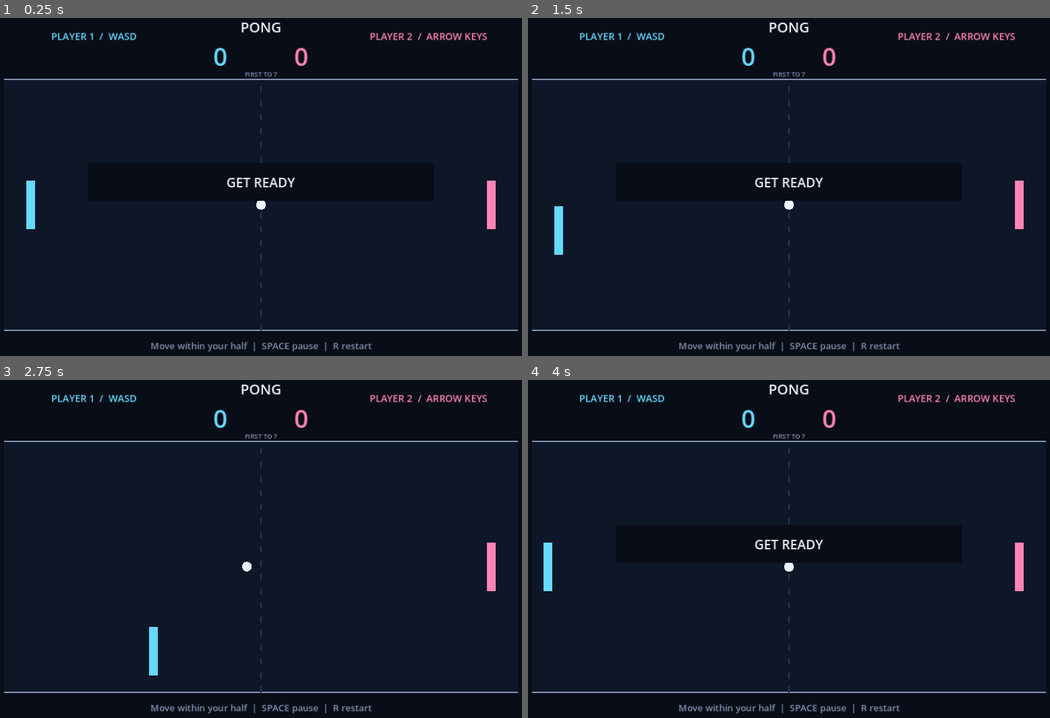
Above: before the commit, frames 1-4 (two rows, left to right).
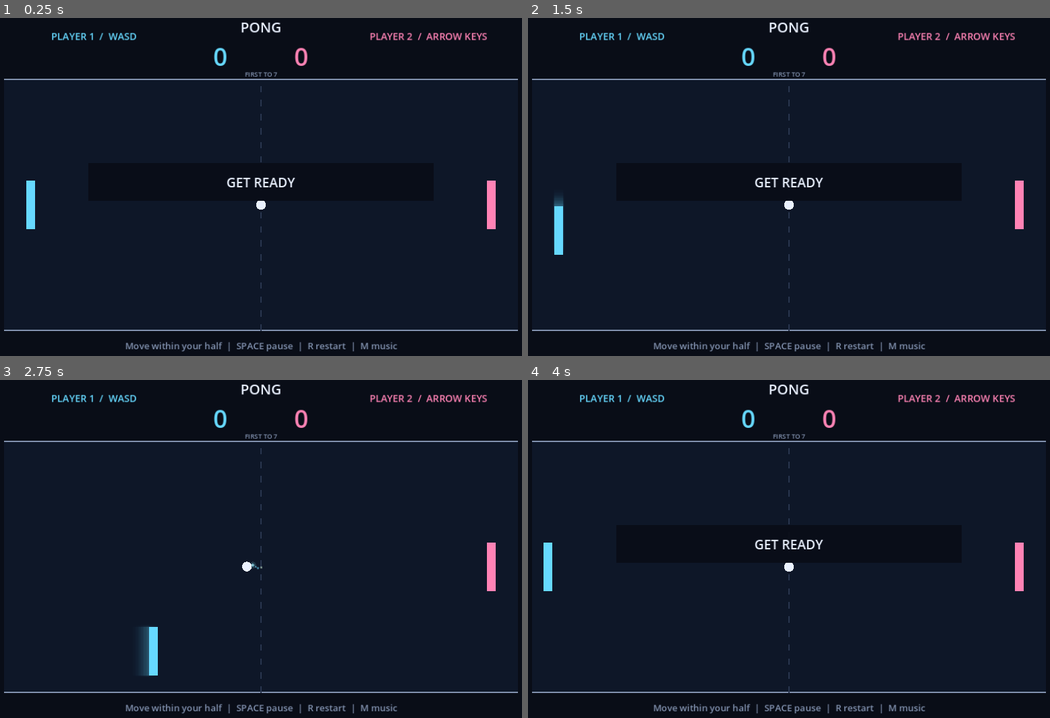
Above: after the commit, the same moments.

Repository: lorennorman/godot-llm-pong
Game: Godot game, scene res://main.tscn
Same seed, same stepped clock (60 frames per second), same inputs: the game is played once before the commit and once after it.
Inputs:
- Up to frame 1 (0.25 s): no input
- Up to frame 2 (1.5 s): tap Enter at 0.5 s; hold D 0.53-1.28 s; tap M at 0.6 s; tap Space at 0.77, 1.07 s; tap R at 0.8, 1.35 s; hold S from 1.28 s (still down)
- Up to frame 3 (2.75 s): tap Space at 1.52, 1.55, 1.82, 2.1 s; release S at 2.03 s; hold D from 2.03 s (still down); tap M at 2.3 s
- Up to frame 4 (4 s): release D at 2.78 s; hold W 2.78-3.53 s; tap M at 2.85 s; tap Space at 3.02, 3.32, 3.77, 3.8 s; tap R at 3.05, 3.6 s; hold A from 3.53 s (still down)

The runs differ from the first frame. In frame 1, 0.7% of the frame differs, in the area x 24-77%, y 95-99%; in frame 2, 0.7%; in frame 3, 0.9%, in the area x 24-77%, y 53-99%; in frame 4, 0.7%.

Commit message:
everything else

Diff:
--- a/main.tscn
+++ b/main.tscn
@@ -1,11 +1,22 @@
-[gd_scene load_steps=3 format=3]
+[gd_scene load_steps=6 format=3]
 
 [ext_resource type="Script" path="res://pong.gd" id="1"]
 
 [ext_resource type="PackedScene" path="res://scenes/court.tscn" id="2"]
+[ext_resource type="Script" path="res://scenes/shake_camera.gd" id="3"]
+[ext_resource type="PackedScene" path="res://scenes/chiptune.tscn" id="4"]
+[ext_resource type="PackedScene" path="res://scenes/sound_effects.tscn" id="5"]
 
 [node name="Pong" type="Node2D"]
 script = ExtResource("1")
 
 [node name="Court" parent="." instance=ExtResource("2")]
 z_index = -1
+
+[node name="ShakeCamera" type="Camera2D" parent="."]
+position = Vector2(500, 325)
+script = ExtResource("3")
+
+[node name="Chiptune" parent="." instance=ExtResource("4")]
+
+[node name="SoundEffects" parent="." instance=ExtResource("5")]
--- a/pong.gd
+++ b/pong.gd
@@ -8,6 +8,8 @@
 const PINK := Color("ff83b5")
 
 @onready var court: PongCourt = $Court
+@onready var shake_camera = $ShakeCamera
+@onready var sound_effects = $SoundEffects
 
 var scores: Array[int] = [0, 0]
 var paused := false
@@ -17,6 +19,9 @@
 
 func _ready() -> void:
 	court.point_scored.connect(award_point)
+	court.paddle_hit.connect(shake_camera.shake)
+	court.paddle_hit.connect(sound_effects.play_hit)
+	court.served.connect(sound_effects.play_serve)
 	reset_match()
 
 
@@ -24,6 +29,10 @@
 	scores = [0, 0]
 	winner = -1
 	paused = false
+	sound_effects.stop_all()
+	sound_effects.set_paused(false)
+	shake_camera.clear()
+	court.reset_paddle_upgrades()
 	prepare_serve(1.0 if randf() > 0.5 else -1.0)
 
 
@@ -38,11 +47,15 @@
 			reset_match()
 		elif event.physical_keycode == KEY_SPACE and winner < 0:
 			paused = not paused
+			sound_effects.set_paused(paused)
 		queue_redraw()
 
 
 func _physics_process(delta: float) -> void:
-	if paused or winner >= 0:
+	if paused:
+		return
+	shake_camera.step(delta)
+	if winner >= 0:
 		return
 	court.step(delta)
 	queue_redraw()
@@ -50,9 +63,11 @@
 
 func award_point(player: int) -> void:
 	scores[player] += 1
+	court.boost_paddle(1 - player)
 	if scores[player] >= WIN_SCORE:
 		winner = player
 		court.stop()
+		sound_effects.play_win()
 	else:
 		prepare_serve(-1.0 if player == 1 else 1.0)
 
@@ -69,7 +84,7 @@
 	centered_text(str(scores[0]), 425, 100, 46, BLUE)
 	centered_text(str(scores[1]), 575, 100, 46, PINK)
 	centered_text("FIRST TO %d" % WIN_SCORE, 500, 120, 12, MUTED)
-	centered_text("Move within your half  |  SPACE pause  |  R restart", 500, 625, 17, MUTED)
+	centered_text("Move within your half  |  SPACE pause  |  R restart  |  M music", 500, 625, 17, MUTED)
 	var message := ""
 	if winner >= 0:
 		message = "PLAYER %d WINS!  /  R TO PLAY AGAIN" % (winner + 1)
--- a/scenes/ball.gd
+++ b/scenes/ball.gd
@@ -2,10 +2,14 @@
 extends Node2D
 
 signal goal_scored(player: int)
+signal paddle_hit(intensity: float)
+signal served
 
 @export var radius := 9.0
 @export var start_speed := 390.0
 @export var max_speed := 850.0
+@export var base_hit_speed_boost := 0.06
+@export var net_hit_speed_bonus := 0.24
 @export var color := Color("eaf1ff")
 
 var velocity := Vector2.ZERO
@@ -14,6 +18,8 @@
 var court_bounds := Rect2()
 var paddles: Array[PongPaddle] = []
 
+@onready var trail = $Trail
+
 
 func configure(bounds: Rect2, court_paddles: Array[PongPaddle]) -> void:
 	court_bounds = bounds
@@ -21,6 +27,7 @@
 
 
 func prepare_serve(direction: float) -> void:
+	trail.clear()
 	position = court_bounds.get_center()
 	velocity = Vector2.ZERO
 	serve_direction = direction
@@ -32,10 +39,12 @@
 
 
 func step(delta: float) -> void:
+	trail.step(delta)
 	if serve_timer > 0:
 		serve_timer -= delta
 		if serve_timer <= 0:
 			velocity = Vector2(serve_direction, randf_range(-0.45, 0.45)).normalized() * start_speed
+			served.emit()
 		return
 	# Small steps keep collisions reliable at maximum speed.
 	var steps := maxi(1, ceili(velocity.length() * delta / radius))
@@ -45,6 +54,7 @@
 
 
 func advance(delta: float) -> bool:
+	var previous_position := global_position
 	position += velocity * delta
 	if position.y < court_bounds.position.y + radius:
 		position.y = court_bounds.position.y + radius
@@ -60,10 +70,20 @@
 			var offset := clampf((position.y - rect.get_center().y) / (rect.size.y / 2), -1, 1)
 			var angle := offset * deg_to_rad(60.0)
 			var direction := 1.0 if paddle.player == 0 else -1.0
-			var speed := minf(velocity.length() * 1.06, max_speed)
+			# Moving toward the net adds power, symmetrically for both players.
+			var net_distance := absf(rect.get_center().x - court_bounds.get_center().x)
+			var net_proximity := clampf(1.0 - net_distance / (court_bounds.size.x / 2), 0.0, 1.0)
+			var multiplier := 1.0 + base_hit_speed_boost + net_hit_speed_bonus * net_proximity
+			var speed := minf(velocity.length() * multiplier * paddle.bounce_strength, max_speed)
 			velocity = Vector2(direction * cos(angle), sin(angle)) * speed
 			position.x = rect.end.x + radius if paddle.player == 0 else rect.position.x - radius
+			var contact := Vector2(
+				paddle.size.x if paddle.player == 0 else 0.0,
+				clampf(position.y - paddle.position.y, 0.0, paddle.size.y))
+			trail.emit_burst(paddle.to_global(contact), paddle.color)
+			paddle_hit.emit(speed / max_speed)
 
+	trail.emit_segment(previous_position, global_position)
 	var scorer := -1
 	if position.x < court_bounds.position.x - radius:
 		scorer = 1
--- a/scenes/ball.tscn
+++ b/scenes/ball.tscn
@@ -1,6 +1,11 @@
-[gd_scene load_steps=2 format=3]
+[gd_scene load_steps=3 format=3]
 
 [ext_resource type="Script" path="res://scenes/ball.gd" id="1"]
+[ext_resource type="Script" path="res://scenes/ball_trail.gd" id="2"]
 
 [node name="Ball" type="Node2D"]
 script = ExtResource("1")
+
+[node name="Trail" type="Node2D" parent="."]
+show_behind_parent = true
+script = ExtResource("2")
--- /dev/null
+++ b/scenes/ball_trail.gd
@@ -0,0 +1,84 @@
+extends Node2D
+## World-space sparkles, advanced by the ball so they pause with gameplay.
+
+const SPACING := 5.0
+const MAX_PARTICLES := 240
+
+var particles: Array[Dictionary] = []
+var distance_to_next := 0.0
+
+
+func clear() -> void:
+	particles.clear()
+	distance_to_next = 0.0
+	queue_redraw()
+
+
+func step(delta: float) -> void:
+	for i in range(particles.size() - 1, -1, -1):
+		var particle := particles[i]
+		particle.age += delta
+		if particle.age >= particle.lifetime:
+			particles.remove_at(i)
+		else:
+			particle.position += particle.velocity * delta
+			if particle.get("burst", false):
+				particle.velocity *= exp(-4.0 * delta)
+	queue_redraw()
+
+
+func emit_burst(at: Vector2, tint: Color) -> void:
+	for i in range(32):
+		if particles.size() >= MAX_PARTICLES:
+			particles.pop_front()
+		var angle := TAU * float(i) / 32.0 + randf_range(-0.08, 0.08)
+		particles.append({
+			"position": at,
+			"velocity": Vector2.from_angle(angle) * randf_range(100.0, 360.0),
+			"age": 0.0,
+			"lifetime": randf_range(0.25, 0.55),
+			"size": randf_range(2.0, 5.0),
+			"phase": randf_range(0, TAU),
+			"color": tint.lerp(Color.WHITE, randf_range(0.0, 0.5)),
+			"burst": true,
+		})
+	queue_redraw()
+
+
+func emit_segment(from: Vector2, to: Vector2) -> void:
+	var distance := from.distance_to(to)
+	if is_zero_approx(distance):
+		return
+	while distance_to_next < distance:
+		if particles.size() >= MAX_PARTICLES:
+			particles.pop_front()
+		particles.append({
+			"position": from.lerp(to, distance_to_next / distance) + Vector2(0, randf_range(-4, 4)),
+			"velocity": Vector2(randf_range(-18, 18), randf_range(-24, 24)),
+			"age": 0.0,
+			"lifetime": randf_range(0.22, 0.48),
+			"size": randf_range(1.5, 3.8),
+			"phase": randf_range(0, TAU),
+			"color": Color("66d9ff").lerp(Color("fff1b8"), randf()),
+		})
+		distance_to_next += SPACING
+	distance_to_next -= distance
+	queue_redraw()
+
+
+func _draw() -> void:
+	for particle in particles:
+		var remaining: float = 1.0 - particle.age / particle.lifetime
+		var twinkle: float = 0.65 + 0.35 * sin(particle.age * 45.0 + particle.phase)
+		var sparkle_size: float = particle.size * remaining * twinkle
+		var center := to_local(particle.position)
+		var tint: Color = particle.color
+		tint.a = remaining * 0.16
+		draw_circle(center, sparkle_size * 2.5, tint)
+		tint.a = remaining * twinkle
+		if particle.get("burst", false):
+			var tail := to_local(particle.position - particle.velocity * 0.025)
+			draw_line(tail, center, tint, 1.5, true)
+		draw_line(center - Vector2(sparkle_size, 0), center + Vector2(sparkle_size, 0), tint, 1.0, true)
+		draw_line(center - Vector2(0, sparkle_size), center + Vector2(0, sparkle_size), tint, 1.0, true)
+		draw_circle(center, sparkle_size * 0.35, Color(1, 1, 1, remaining))
--- /dev/null
+++ b/scenes/chiptune.gd
@@ -0,0 +1,116 @@
+extends AudioStreamPlayer
+## An original eight-bar loop rendered directly into Godot's audio generator.
+
+const SAMPLE_RATE := 22050.0
+const BPM := 144.0
+const STEP_SAMPLES := int(SAMPLE_RATE * 60.0 / BPM / 4.0)
+const STEP_SECONDS := float(STEP_SAMPLES) / SAMPLE_RATE
+const ROOTS := [45, 41, 48, 43, 45, 41, 48, 43]
+const MELODY := [
+	[76, 0, 81, 0, 83, 81, 0, 76, 79, 0, 76, 0, 74, 76, 0, 0],
+	[77, 0, 81, 0, 84, 81, 0, 77, 76, 0, 72, 0, 74, 76, 77, 0],
+	[79, 0, 84, 0, 83, 79, 0, 76, 79, 0, 76, 0, 72, 74, 76, 0],
+	[74, 0, 79, 0, 83, 81, 0, 79, 78, 0, 74, 0, 71, 74, 0, 0],
+	[81, 0, 84, 0, 88, 84, 83, 81, 79, 0, 81, 0, 76, 79, 81, 0],
+	[81, 0, 84, 0, 89, 88, 0, 84, 81, 0, 77, 0, 79, 81, 84, 0],
+	[84, 0, 88, 0, 91, 88, 0, 84, 83, 0, 79, 0, 76, 79, 84, 0],
+	[83, 0, 86, 0, 91, 86, 83, 79, 78, 0, 74, 0, 76, 79, 83, 0],
+]
+
+var playback: AudioStreamGeneratorPlayback
+var step_index := -1
+var sample_in_step := 0
+var lead_frequency := 0.0
+var bass_frequency := 0.0
+var arp_frequency := 0.0
+var lead_phase := 0.0
+var bass_phase := 0.0
+var arp_phase := 0.0
+var kick_phase := 0.0
+var noise := RandomNumberGenerator.new()
+var muted := false
+
+
+func _ready() -> void:
+	noise.seed = 8675309
+	advance_step()
+	play()
+	playback = get_stream_playback()
+	fill_buffer()
+
+
+func _process(_delta: float) -> void:
+	fill_buffer()
+
+
+func _exit_tree() -> void:
+	stop()
+	playback = null
+	stream = null
+
+
+func _unhandled_key_input(event: InputEvent) -> void:
+	if event is InputEventKey and event.pressed and not event.echo and event.physical_keycode == KEY_M:
+		muted = not muted
+		volume_db = -80.0 if muted else -12.0
+
+
+func fill_buffer() -> void:
+	if playback == null:
+		return
+	var available := playback.get_frames_available()
+	var frames := PackedVector2Array()
+	frames.resize(available)
+	for i in range(available):
+		frames[i] = synthesize_frame()
+	playback.push_buffer(frames)
+
+
+func frequency(midi: int) -> float:
+	return 440.0 * pow(2.0, float(midi - 69) / 12.0)
+
+
+func advance_step() -> void:
+	step_index = (step_index + 1) % 128
+	sample_in_step = 0
+	var bar := int(step_index / 16)
+	var beat := step_index % 16
+	var note: int = MELODY[bar][beat]
+	lead_frequency = frequency(note) if note > 0 else 0.0
+	bass_frequency = frequency(ROOTS[bar] + (12 if beat % 8 >= 6 else 0))
+	var third := 3 if bar % 4 == 0 else 4
+	var chord := [0, third, 7, 12]
+	arp_frequency = frequency(ROOTS[bar] + 24 + chord[beat % 4])
+	if beat % 8 == 0:
+		kick_phase = 0.0
+
+
+func synthesize_frame() -> Vector2:
+	var t := float(sample_in_step) / SAMPLE_RATE
+	var beat := step_index % 16
+	var attack := minf(t / 0.003, 1.0)
+	var release := clampf((STEP_SECONDS * 0.9 - t) / 0.018, 0.0, 1.0)
+	lead_phase = fmod(lead_phase + lead_frequency / SAMPLE_RATE, 1.0)
+	bass_phase = fmod(bass_phase + bass_frequency / SAMPLE_RATE, 1.0)
+	arp_phase = fmod(arp_phase + arp_frequency / SAMPLE_RATE, 1.0)
+	var lead := (1.0 if lead_phase < 0.25 else -1.0) * 0.16 * attack * release
+	if lead_frequency == 0.0:
+		lead = 0.0
+	var bass_t := float(beat % 2) * STEP_SECONDS + t
+	var bass_env := minf(bass_t / 0.004, 1.0) * clampf((STEP_SECONDS * 1.9 - bass_t) / 0.025, 0.0, 1.0)
+	var bass := (1.0 - 4.0 * absf(bass_phase - 0.5)) * 0.23 * bass_env
+	var arp := (1.0 if arp_phase < 0.5 else -1.0) * 0.055 * attack * exp(-t * 28.0) * release
+	var kick_t := float(beat % 8) * STEP_SECONDS + t
+	kick_phase = fmod(kick_phase + (48.0 + 110.0 * exp(-kick_t * 35.0)) / SAMPLE_RATE, 1.0)
+	var kick := sin(kick_phase * TAU) * exp(-kick_t * 18.0) * 0.3
+	var hiss := noise.randf_range(-1.0, 1.0)
+	var snare := 0.0
+	if beat % 8 == 4:
+		snare = hiss * exp(-t * 32.0) * 0.17 * attack
+	var hat := hiss * exp(-t * 95.0) * (0.065 if beat % 2 == 0 else 0.025) * attack
+	var center := bass + kick + snare + hat
+	var frame := Vector2(center + lead + arp * 0.55, center + lead * 0.75 + arp)
+	sample_in_step += 1
+	if sample_in_step >= STEP_SAMPLES:
+		advance_step()
+	return frame
--- /dev/null
+++ b/scenes/chiptune.tscn
@@ -0,0 +1,12 @@
+[gd_scene load_steps=3 format=3]
+
+[ext_resource type="Script" path="res://scenes/chiptune.gd" id="1"]
+
+[sub_resource type="AudioStreamGenerator" id="Generator"]
+mix_rate = 22050.0
+buffer_length = 0.15
+
+[node name="Chiptune" type="AudioStreamPlayer"]
+stream = SubResource("Generator")
+volume_db = -12.0
+script = ExtResource("1")
--- a/scenes/court.gd
+++ b/scenes/court.gd
@@ -2,6 +2,8 @@
 extends Node2D
 
 signal point_scored(player: int)
+signal paddle_hit(intensity: float)
+signal served
 
 @export var bounds := Rect2(24, 125, 952, 465)
 
@@ -20,6 +22,8 @@
 		Vector2(bounds.end.x - 41 - player_two.size.x, center.y - player_two.size.y / 2))
 	ball.configure(bounds, [player_one, player_two])
 	ball.goal_scored.connect(_on_goal_scored)
+	ball.paddle_hit.connect(paddle_hit.emit)
+	ball.served.connect(served.emit)
 
 
 func _on_goal_scored(player: int) -> void:
@@ -30,6 +34,16 @@
 	player_one.reset()
 	player_two.reset()
 	ball.prepare_serve(direction)
+
+
+func boost_paddle(player: int) -> void:
+	var paddle := player_one if player == 0 else player_two
+	paddle.boost()
+
+
+func reset_paddle_upgrades() -> void:
+	player_one.reset_upgrades()
+	player_two.reset_upgrades()
 
 
 func is_serving() -> bool:
--- a/scenes/paddle.gd
+++ b/scenes/paddle.gd
@@ -4,10 +4,17 @@
 @export_enum("Player 1", "Player 2") var player: int = 0
 @export var size := Vector2(16, 90)
 @export var speed := 360.0
+@export var bounce_strength := 1.0
 @export var color := Color("66d9ff")
+@export var motion_blur_duration := 0.12
+
+@onready var starting_speed: float = speed
+@onready var starting_size: Vector2 = size
+@onready var starting_bounce_strength: float = bounce_strength
 
 var movement_bounds := Rect2()
 var starting_position := Vector2.ZERO
+var motion_samples: Array[Dictionary] = []
 
 
 func configure(bounds: Rect2, spawn: Vector2) -> void:
@@ -18,9 +25,36 @@
 
 func reset() -> void:
 	position = starting_position
+	position.y = movement_bounds.get_center().y - size.y / 2
+	motion_samples.clear()
+	queue_redraw()
+
+
+func boost() -> void:
+	speed *= 1.1
+	bounce_strength *= 1.1
+	var old_height := size.y
+	size.y = minf(size.y * 1.1, movement_bounds.size.y)
+	position.y -= (size.y - old_height) / 2
+	position = position.clamp(movement_bounds.position, movement_bounds.end - size)
+	motion_samples.clear()
+	queue_redraw()
+
+
+func reset_upgrades() -> void:
+	speed = starting_speed
+	size = starting_size
+	bounce_strength = starting_bounce_strength
+	motion_samples.clear()
+	queue_redraw()
 
 
 func step(delta: float) -> void:
+	for i in range(motion_samples.size() - 1, -1, -1):
+		motion_samples[i].age += delta
+		if motion_samples[i].age >= motion_blur_duration:
+			motion_samples.remove_at(i)
+	var previous_position := position
 	var keys := [KEY_W, KEY_A, KEY_S, KEY_D] if player == 0 else [KEY_UP, KEY_LEFT, KEY_DOWN, KEY_RIGHT]
 	var direction := Vector2(
 		float(Input.is_physical_key_pressed(keys[3])) - float(Input.is_physical_key_pressed(keys[1])),
@@ -28,6 +62,19 @@
 	)
 	position += direction.limit_length() * speed * delta
 	position = position.clamp(movement_bounds.position, movement_bounds.end - size)
+	var distance := previous_position.distance_to(position)
+	if distance > 0.01 and motion_blur_duration > 0:
+		# Closely spaced silhouettes produce a smooth smear along the actual path.
+		var count := mini(100, ceili(distance / 3.0))
+		for i in range(count):
+			var weight := float(i) / count
+			motion_samples.append({
+				"position": previous_position.lerp(position, weight),
+				"age": delta * (1.0 - weight),
+			})
+		while motion_samples.size() > 100:
+			motion_samples.pop_front()
+	queue_redraw()
 
 
 func get_rect() -> Rect2:
@@ -35,4 +82,11 @@
 
 
 func _draw() -> void:
-	draw_rect(Rect2(Vector2.ZERO, size), color)
+	var body := Rect2(Vector2.ZERO, size)
+	for sample in motion_samples:
+		var fade := clampf(1.0 - float(sample.age) / maxf(motion_blur_duration, 0.001), 0.0, 1.0)
+		var ghost := Rect2(Vector2(sample.position) - position, size)
+		draw_rect(ghost.grow(3.0), Color(color, color.a * fade * fade * 0.012))
+		draw_rect(ghost.grow(1.0), Color(color, color.a * fade * fade * 0.025))
+		draw_rect(ghost, Color(color, color.a * fade * fade * 0.07))
+	draw_rect(body, color)
--- /dev/null
+++ b/scenes/shake_camera.gd
@@ -0,0 +1,33 @@
+extends Camera2D
+
+@export var shake_duration := 0.18
+@export var max_shake_pixels := 8.0
+
+var remaining := 0.0
+var strength := 0.0
+var random := RandomNumberGenerator.new()
+
+
+func shake(intensity: float) -> void:
+	strength = maxf(strength, lerpf(3.0, max_shake_pixels, clampf(intensity, 0.0, 1.0)))
+	remaining = shake_duration
+	update_offset()
+
+
+func clear() -> void:
+	remaining = 0.0
+	strength = 0.0
+	offset = Vector2.ZERO
+
+
+func step(delta: float) -> void:
+	remaining = maxf(0.0, remaining - delta)
+	if remaining <= 0:
+		clear()
+	else:
+		update_offset()
+
+
+func update_offset() -> void:
+	var fade := remaining / maxf(shake_duration, 0.001)
+	offset = Vector2.from_angle(random.randf_range(0.0, TAU)) * strength * fade * fade
--- /dev/null
+++ b/scenes/sound_effects.gd
@@ -0,0 +1,73 @@
+extends Node
+## Short synthesized PCM cues, cached at startup for immediate playback.
+
+const SAMPLE_RATE := 22050
+
+@onready var cue_player: AudioStreamPlayer = $Cue
+@onready var hit_player: AudioStreamPlayer = $Hit
+
+var serve_sound: AudioStreamWAV
+var win_sound: AudioStreamWAV
+var hit_sounds: Array[AudioStreamWAV] = []
+
+
+func _ready() -> void:
+	serve_sound = synthesize([69, 76, 81], [0.07, 0.07, 0.16])
+	win_sound = synthesize([69, 72, 76, 81, 76, 81, 84, 88], [0.1, 0.1, 0.1, 0.2, 0.1, 0.1, 0.1, 0.45])
+	for note in [69, 72, 76, 81]:
+		hit_sounds.append(synthesize([note], [0.085], true))
+
+
+func play_serve() -> void:
+	cue_player.stream = serve_sound
+	cue_player.play()
+
+
+func play_win() -> void:
+	hit_player.stop()
+	cue_player.stream = win_sound
+	cue_player.play()
+
+
+func play_hit(intensity: float) -> void:
+	var index := clampi(int(intensity * hit_sounds.size()), 0, hit_sounds.size() - 1)
+	hit_player.stream = hit_sounds[index]
+	hit_player.play()
+
+
+func stop_all() -> void:
+	cue_player.stop()
+	hit_player.stop()
+
+
+func set_paused(value: bool) -> void:
+	cue_player.stream_paused = value
+	hit_player.stream_paused = value
+
+
+func synthesize(notes: Array, durations: Array, impact := false) -> AudioStreamWAV:
+	var data := PackedByteArray()
+	for n in range(notes.size()):
+		var count := int(float(durations[n]) * SAMPLE_RATE)
+		var start := data.size()
+		data.resize(start + count * 2)
+		var phase := 0.0
+		var frequency := 440.0 * pow(2.0, float(notes[n] - 69) / 12.0)
+		for i in range(count):
+			var t := float(i) / SAMPLE_RATE
+			var remaining := float(count - 1 - i) / SAMPLE_RATE
+			var envelope := minf(t / 0.003, 1.0) * minf(remaining / 0.025, 1.0)
+			var pitch := frequency
+			if impact:
+				pitch *= 1.0 + 1.8 * exp(-t * 70.0)
+				envelope *= exp(-t * 22.0)
+			phase = fmod(phase + pitch / SAMPLE_RATE, 1.0)
+			var pulse := 1.0 if phase < 0.25 else -1.0
+			var triangle := 1.0 - 4.0 * absf(phase - 0.5)
+			var sample := (pulse * 0.7 + triangle * 0.3) * envelope * 0.4
+			data.encode_s16(start + i * 2, int(sample * 32767.0))
+	var sound := AudioStreamWAV.new()
+	sound.format = AudioStreamWAV.FORMAT_16_BITS
+	sound.mix_rate = SAMPLE_RATE
+	sound.data = data
+	return sound
--- /dev/null
+++ b/scenes/sound_effects.tscn
@@ -0,0 +1,13 @@
+[gd_scene load_steps=2 format=3]
+
+[ext_resource type="Script" path="res://scenes/sound_effects.gd" id="1"]
+
+[node name="SoundEffects" type="Node"]
+script = ExtResource("1")
+
+[node name="Cue" type="AudioStreamPlayer" parent="."]
+volume_db = -9.0
+
+[node name="Hit" type="AudioStreamPlayer" parent="."]
+volume_db = -8.0
+max_polyphony = 4
--- a/tests/gameplay_test.gd
+++ b/tests/gameplay_test.gd
@@ -9,10 +9,14 @@
 	game.set_physics_process(false)
 	var court = game.get_node("Court")
 	var ball = court.ball
+	var initial_speed_one: float = court.player_one.speed
+	var initial_speed_two: float = court.player_two.speed
 	assert(court.player_one.position == Vector2(65, 312.5))
 	assert(court.player_two.position == Vector2(919, 312.5))
 	game._physics_process(1.1)
 	assert(ball.velocity.length() > 0)
+	assert(game.sound_effects.cue_player.stream == game.sound_effects.serve_sound)
+	assert(game.sound_effects.cue_player.playing)
 	ball.position = Vector2(500, 134)
 	ball.velocity = Vector2(100, -300)
 	ball.step(0.02)
@@ -21,6 +25,7 @@
 	ball.velocity = Vector2(-390, 0)
 	ball.step(0.02)
 	assert(ball.velocity.x > 0)
+	assert(game.sound_effects.hit_player.playing)
 	game.paused = true
 	var before: Vector2 = ball.position
 	game._physics_process(0.1)
@@ -32,10 +37,69 @@
 		ball.velocity = Vector2(390, 0)
 		game._physics_process(0.02)
 		assert(game.scores[0] == point + 1)
+		assert(is_equal_approx(court.player_one.speed, initial_speed_one))
+		assert(is_equal_approx(court.player_two.speed, initial_speed_two * pow(1.1, point + 1)))
+		assert(court.player_one.size == Vector2(16, 90))
+		assert(is_equal_approx(court.player_one.bounce_strength, 1.0))
+		assert(is_equal_approx(court.player_two.size.y, 90 * pow(1.1, point + 1)))
+		assert(is_equal_approx(court.player_two.bounce_strength, pow(1.1, point + 1)))
+		assert(court.player_two.get_rect().position.y >= court.bounds.position.y)
+		assert(court.player_two.get_rect().end.y <= court.bounds.end.y)
 	assert(game.winner == 0)
+	assert(game.sound_effects.cue_player.stream == game.sound_effects.win_sound)
+	assert(game.sound_effects.cue_player.playing)
 	assert(ball.velocity == Vector2.ZERO)
 	game.reset_match()
 	assert(game.scores == [0, 0])
 	assert(game.winner == -1 and court.is_serving())
-	print("PASS: scene wiring, serve, wall/paddle bounces, pause, scoring, victory, restart")
+	assert(court.player_two.size == Vector2(16, 90))
+	assert(is_equal_approx(court.player_two.bounce_strength, 1.0))
+	assert(is_equal_approx(court.player_one.speed, initial_speed_one))
+	assert(is_equal_approx(court.player_two.speed, initial_speed_two))
+	ball.serve_timer = 0
+	ball.position = Vector2(10, 200)
+	ball.velocity = Vector2(-390, 0)
+	game._physics_process(0.02)
+	assert(game.scores == [0, 1])
+	assert(is_equal_approx(court.player_one.size.y, 99.0))
+	assert(is_equal_approx(court.player_one.bounce_strength, 1.1))
+	assert(court.player_two.size == Vector2(16, 90))
+	assert(is_equal_approx(court.player_two.bounce_strength, 1.0))
+	assert(is_equal_approx(court.player_one.speed, initial_speed_one * 1.1))
+	assert(is_equal_approx(court.player_two.speed, initial_speed_two))
+	game.reset_match()
+	var left_far := hit_speed(court, court.player_one, 65.0, 390.0)
+	var left_mid := hit_speed(court, court.player_one, 250.0, 390.0)
+	var left_near := hit_speed(court, court.player_one, 434.0, 390.0)
+	assert(left_far < left_mid and left_mid < left_near)
+	var right_far := hit_speed(court, court.player_two, 919.0, 390.0)
+	var right_near := hit_speed(court, court.player_two, 550.0, 390.0)
+	assert(is_equal_approx(left_far, right_far))
+	assert(is_equal_approx(left_near, right_near))
+	game.award_point(1)
+	assert(is_equal_approx(hit_speed(court, court.player_one, 65.0, 390.0), left_far * 1.1))
+	assert(is_equal_approx(hit_speed(court, court.player_two, 919.0, 390.0), right_far))
+	game.award_point(0)
+	assert(is_equal_approx(hit_speed(court, court.player_two, 919.0, 390.0), right_far * 1.1))
+	assert(is_equal_approx(hit_speed(court, court.player_one, 434.0, 840.0), ball.max_speed))
+	assert(is_equal_approx(hit_speed(court, court.player_two, 550.0, 840.0), ball.max_speed))
+	game.reset_match()
+	assert(court.player_one.size == Vector2(16, 90))
+	assert(court.player_two.size == Vector2(16, 90))
+	assert(is_equal_approx(hit_speed(court, court.player_one, 65.0, 390.0), left_far))
+	assert(is_equal_approx(hit_speed(court, court.player_two, 919.0, 390.0), right_far))
+	print("PASS: gameplay, paddle upgrades, net hit power, symmetry, speed cap, restart")
 	quit()
+
+
+func hit_speed(court: PongCourt, paddle: PongPaddle, x: float, incoming_speed: float) -> float:
+	paddle.position.x = x
+	var ball := court.ball
+	var direction := 1.0 if paddle.player == 0 else -1.0
+	var face_x := paddle.position.x + paddle.size.x if paddle.player == 0 else paddle.position.x
+	ball.serve_timer = 0
+	ball.position = Vector2(face_x + direction * (ball.radius + 1), paddle.position.y + paddle.size.y / 2)
+	ball.velocity = Vector2(-direction * incoming_speed, 0)
+	ball.step(0.01)
+	assert(ball.velocity.x * direction > 0)
+	return ball.velocity.length()
